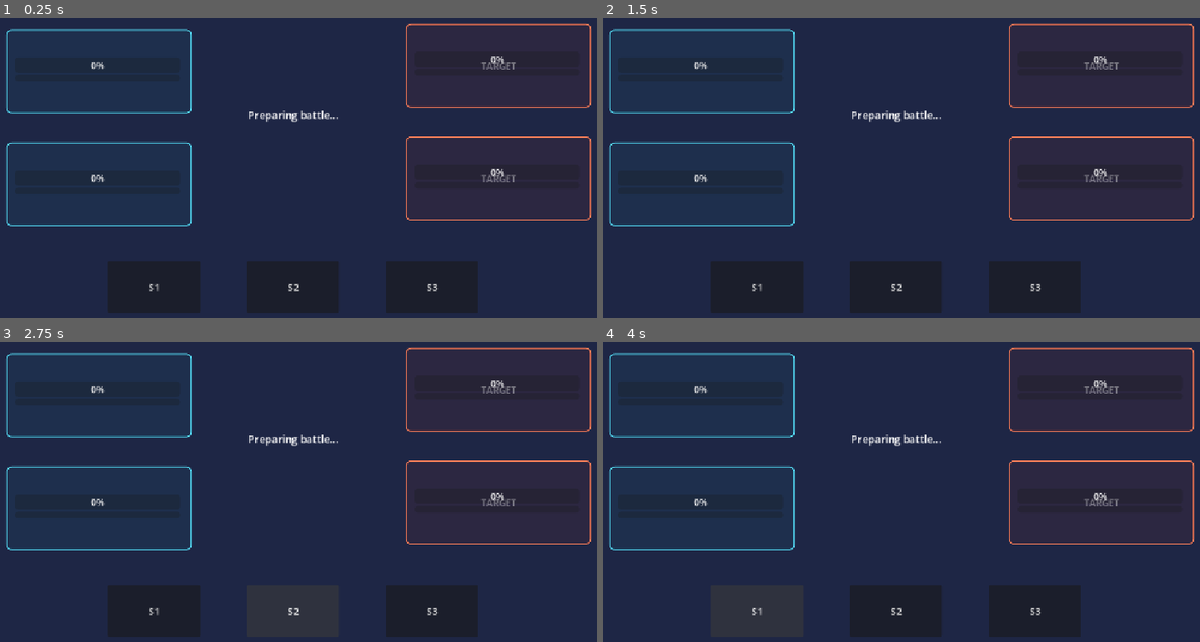
Above: before the commit, frames 1-4 (two rows, left to right).
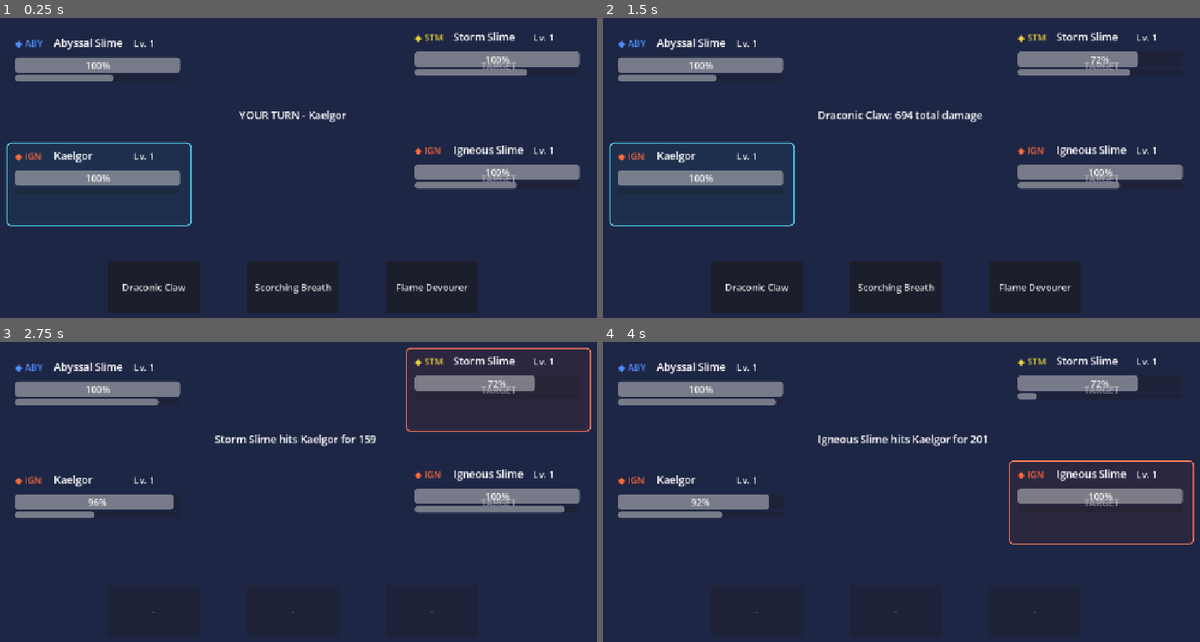
Above: after the commit, the same moments.

Repository: Akharyuu/monster-rpg
Game: Godot game, scene res://scenes/battle/battle_screen.tscn
Same seed, same stepped clock (60 frames per second), same inputs: the game is played once before the commit and once after it.
Inputs (mouse positions are in pixels of both pictures, inside the frame that each line leads up to):
- Up to frame 1 (0.25 s): no input
- Up to frame 2 (1.5 s): click "S1" (after the commit: "Draconic Claw") at 0.5 s; click (1104, 66) at 1.25 s, where only the run after the commit has a clickable "TARGET"
- Up to frame 3 (2.75 s): click (292, 612) at 2 s, where only the run before the commit has a clickable "S2"
- Up to frame 4 (4 s): click (1032, 612) at 2.75 s, where only the run before the commit has a clickable "S3"; click (758, 612) at 3.5 s, where only the run before the commit has a clickable "S1"

The runs differ from the first frame. In frame 1, 11% of the frame differs, in the area x 1-100%, y 1-92%; in frame 2, 10%; in frame 3, 9.8%; in frame 4, 9.6%.
Error before the commit: Parse Error: Cannot infer the type of "short_name" variable because the value doesn't have a set type. (res://scenes/battle/battle_screen.gd:428)

Commit message:
Fix Godot status badge type inference

Diff:
--- a/godot/scenes/battle/battle_screen.gd
+++ b/godot/scenes/battle/battle_screen.gd
@@ -425,7 +425,9 @@
     badge.custom_minimum_size = Vector2(58.0, 25.0)
     badge.horizontal_alignment = HORIZONTAL_ALIGNMENT_CENTER
 
-    var short_name := effect.effect_id.left(4).to_upper()
+    var short_name: String = str(
+        effect.effect_id
+    ).left(4).to_upper()
 
     if effect.effect_id == "burn":
         short_name = "BRN"
